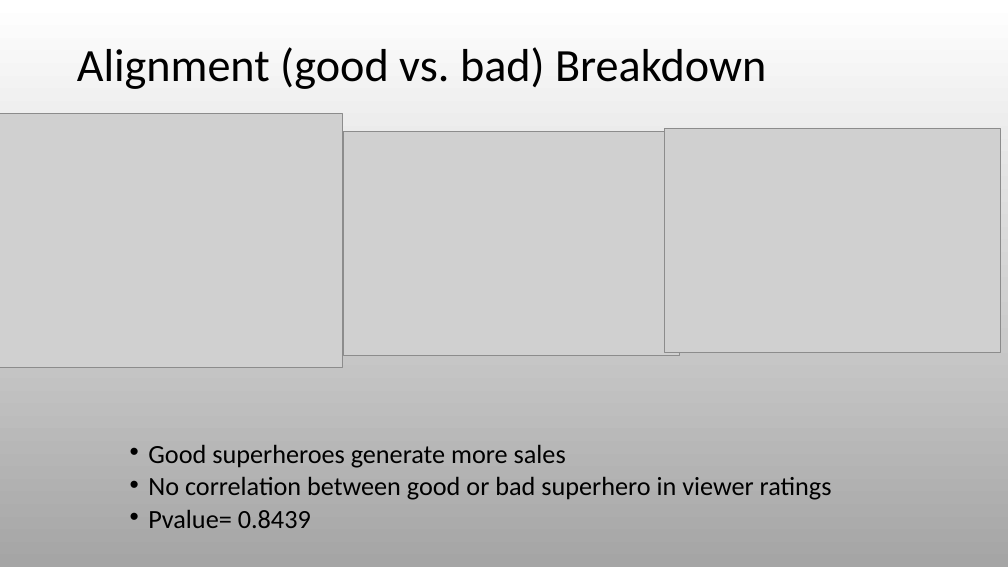
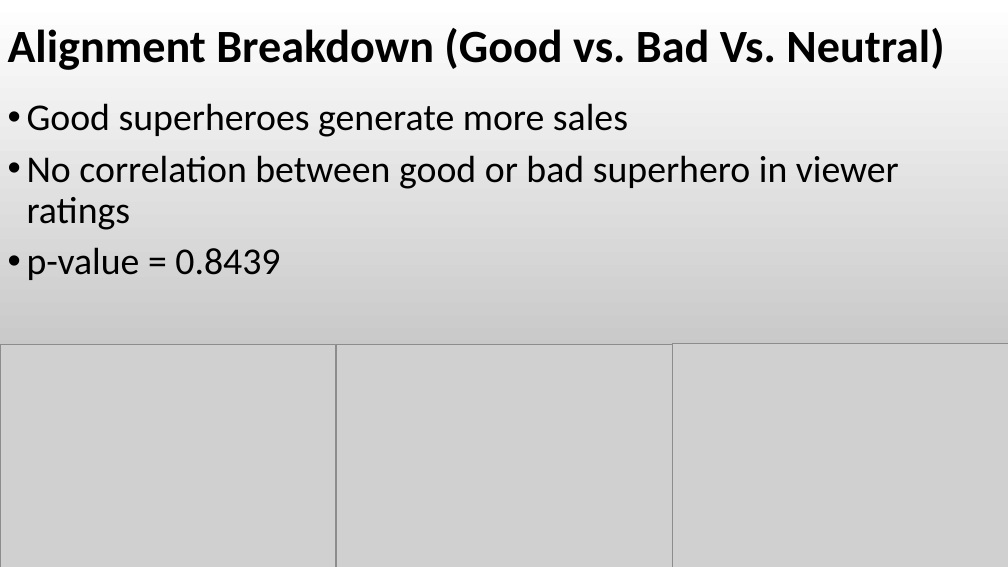
Before and after one commit to RyanSchraeder/Team-Aurora-Marvels, a slide deck: slide 15 of Project_1_Superheros.pptx (slide 14 before the commit). Drawn at 1008x567 pixels with LibreOffice and Linux fonts; fonts in the diff are those of the drawing; grey boxes stand for pictures. Boxes give left, top, right and bottom in pixels: in the first picture for what was removed or moved away, otherwise in the second. Text is boxed around its words. In the diff, an @@ line names an element or a change of style, - is before the commit and + after.

```diff
--- a/Project_1_Superheros.pptx
+++ b/Project_1_Superheros.pptx
@@ text at (x1=8, y1=28, x2=944, y2=70): text changed; bold on @@
-Alignment (good vs. bad) Breakdown
+Alignment Breakdown (Good vs. Bad Vs. Neutral)
@@ text "Good superheroes generate more sales" moved from (x1=148, y1=445, x2=832, y2=528) to (x1=27, y1=103, x2=899, y2=280) @@
@@ text at (x1=27, y1=103, x2=899, y2=230): size 25 to 36 pt in "Good superheroes generate more sales", "No correlation between good or bad superhero ..."; line spacing 0.7 to 0.9 @@
@@ text at (x1=27, y1=247, x2=280, y2=280): text changed; size 25 to 36 pt @@
-• Pvalue= 0.8439
+• p-value = 0.8439
@@ picture resized from (x1=0, y1=113, x2=343, y2=368) to (x1=0, y1=344, x2=336, y2=567) @@
@@ picture moved from (x1=344, y1=132, x2=680, y2=355) to (x1=337, y1=344, x2=672, y2=567) @@
@@ picture moved from (x1=665, y1=129, x2=1000, y2=352) to (x1=672, y1=344, x2=1008, y2=567) @@
```
Also in this commit, not shown: 23 other slides changed, 1 slide added.
